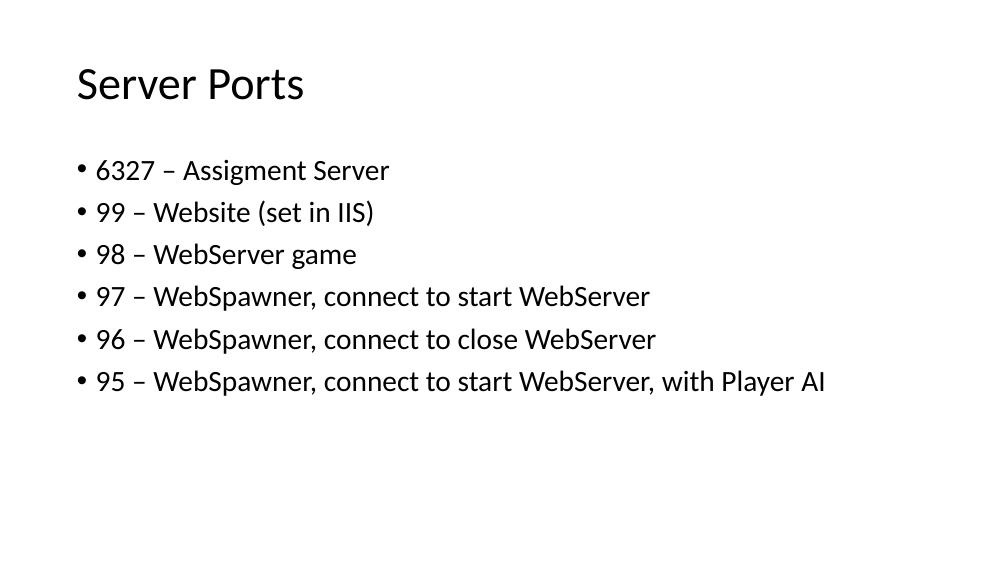
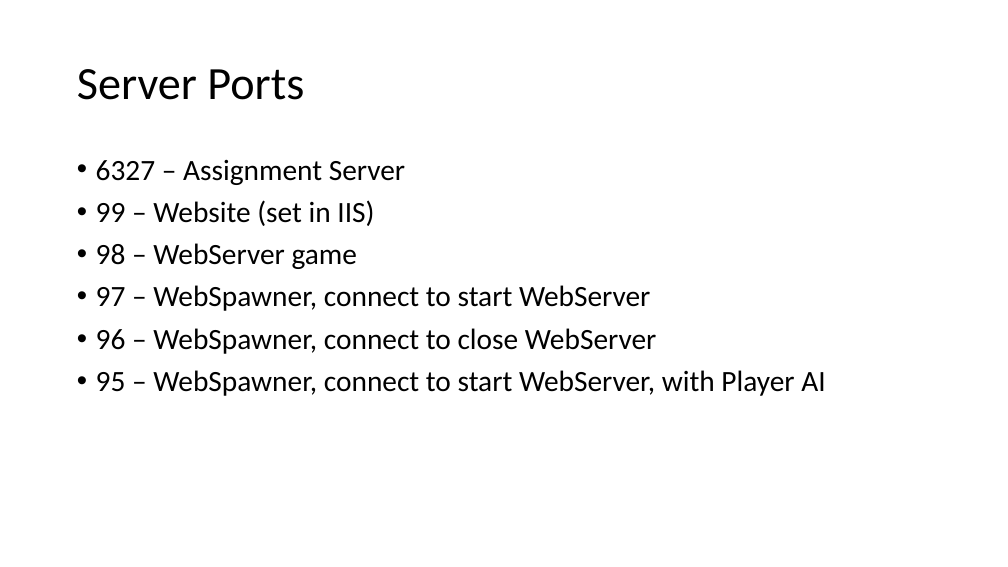
Before and after one commit to tlacasse/CS451-Project3, a slide deck: slide 5 of Diagram.pptx. Drawn at 1008x567 pixels with LibreOffice and Linux fonts; fonts in the diff are those of the drawing. Boxes give left, top, right and bottom in pixels: in the first picture for what was removed or moved away, otherwise in the second. Text is boxed around its words. In the diff, an @@ line names an element or a change of style, - is before the commit and + after.

```diff
--- a/Diagram.pptx
+++ b/Diagram.pptx
@@ text at [96, 159, 405, 185]: text changed @@
-• 6327 – Assigment Server
+• 6327 – Assignment Server
```
Also in this commit, not shown: 34 other files.
